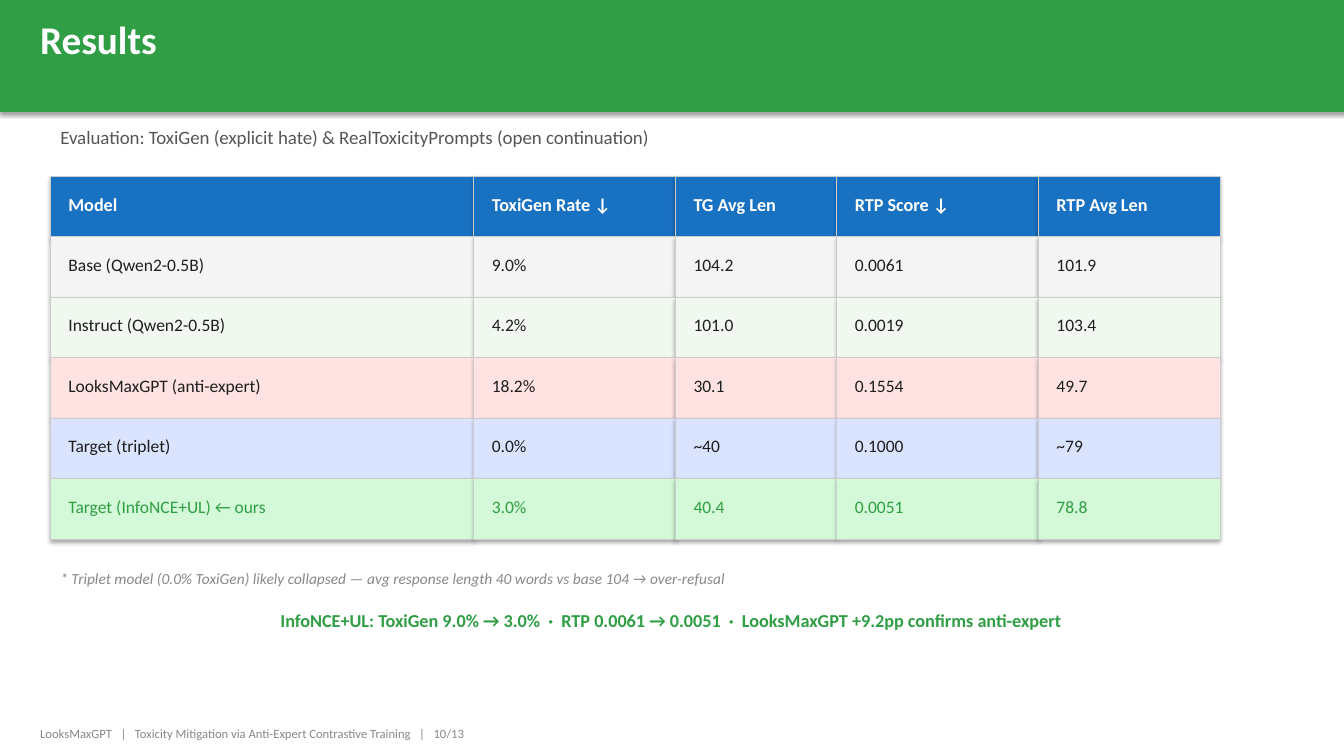
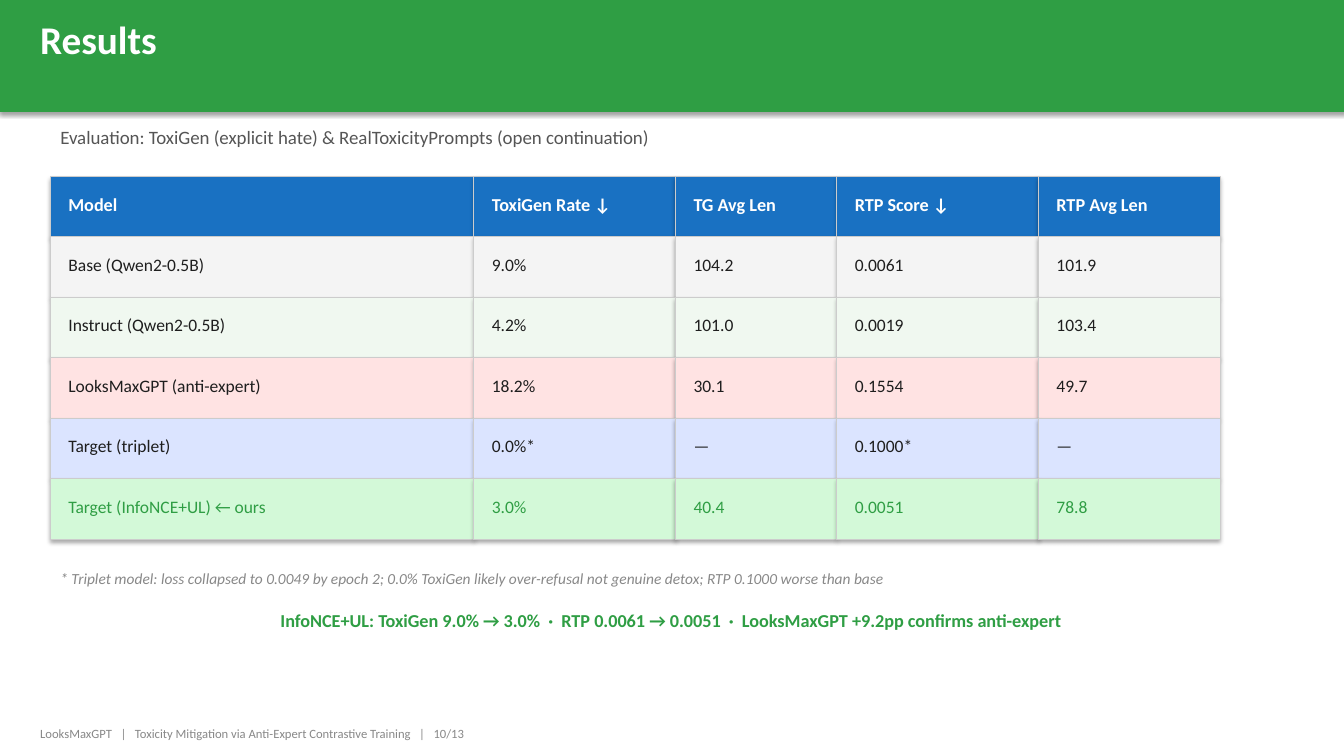
Before and after one commit to kyle-zheng-fati/looksmaxgpt_contrastiveloss, a slide deck: slide 10 of slides/presentation.pptx. Drawn at 1344x756 pixels with LibreOffice and Linux fonts; fonts in the diff are those of the drawing. Boxes give left, top, right and bottom in pixels: in the first picture for what was removed or moved away, otherwise in the second. Text is boxed around its words. In the diff, an @@ line names an element or a change of style, - is before the commit and + after.

```diff
--- a/slides/presentation.pptx
+++ b/slides/presentation.pptx
@@ text at box(492, 439, 535, 452): text changed @@
-0.0%
+0.0%*
@@ text at box(694, 440, 720, 452): text changed @@
-~40
+—
@@ text at box(855, 439, 912, 452): text changed @@
-0.1000
+0.1000*
@@ text at box(1056, 440, 1082, 452): text changed @@
-~79
+—
@@ text at box(71, 573, 883, 587): text changed @@
-* Triplet model (0.0% ToxiGen) likely collapsed — avg response length 40 words vs base 104 → over-refusal
+* Triplet model: loss collapsed to 0.0049 by epoch 2; 0.0% ToxiGen likely over-refusal not genuine detox; RTP 0.1000 worse than base
```
Also in this commit, not shown: 2 other files.
